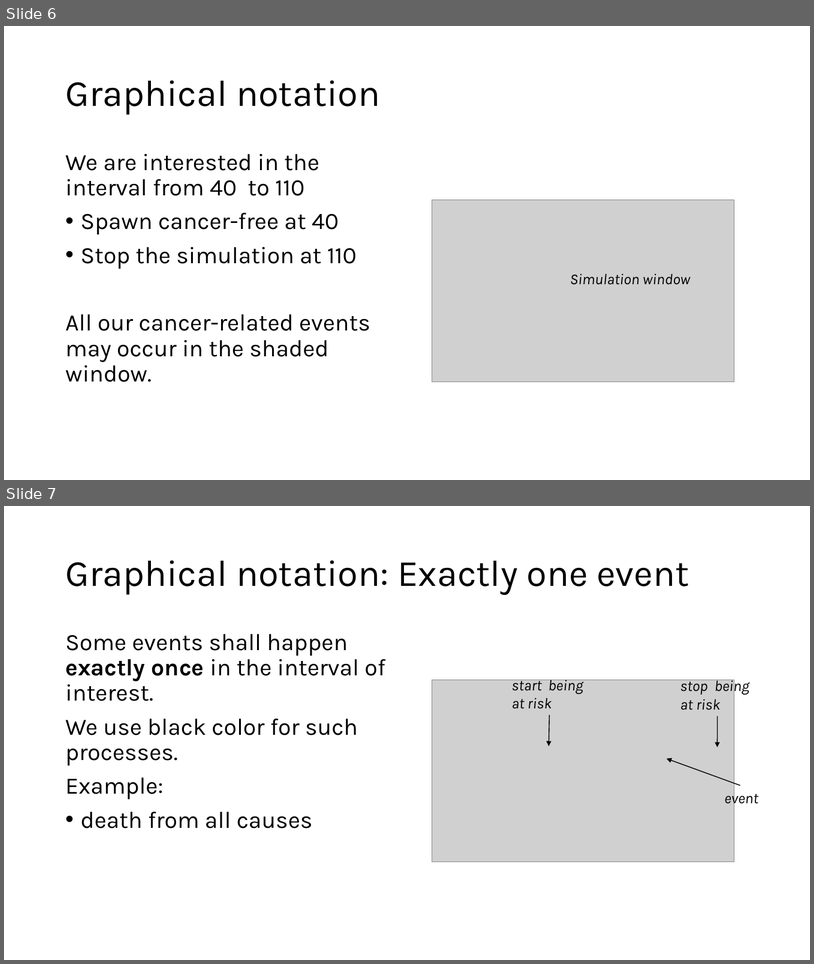
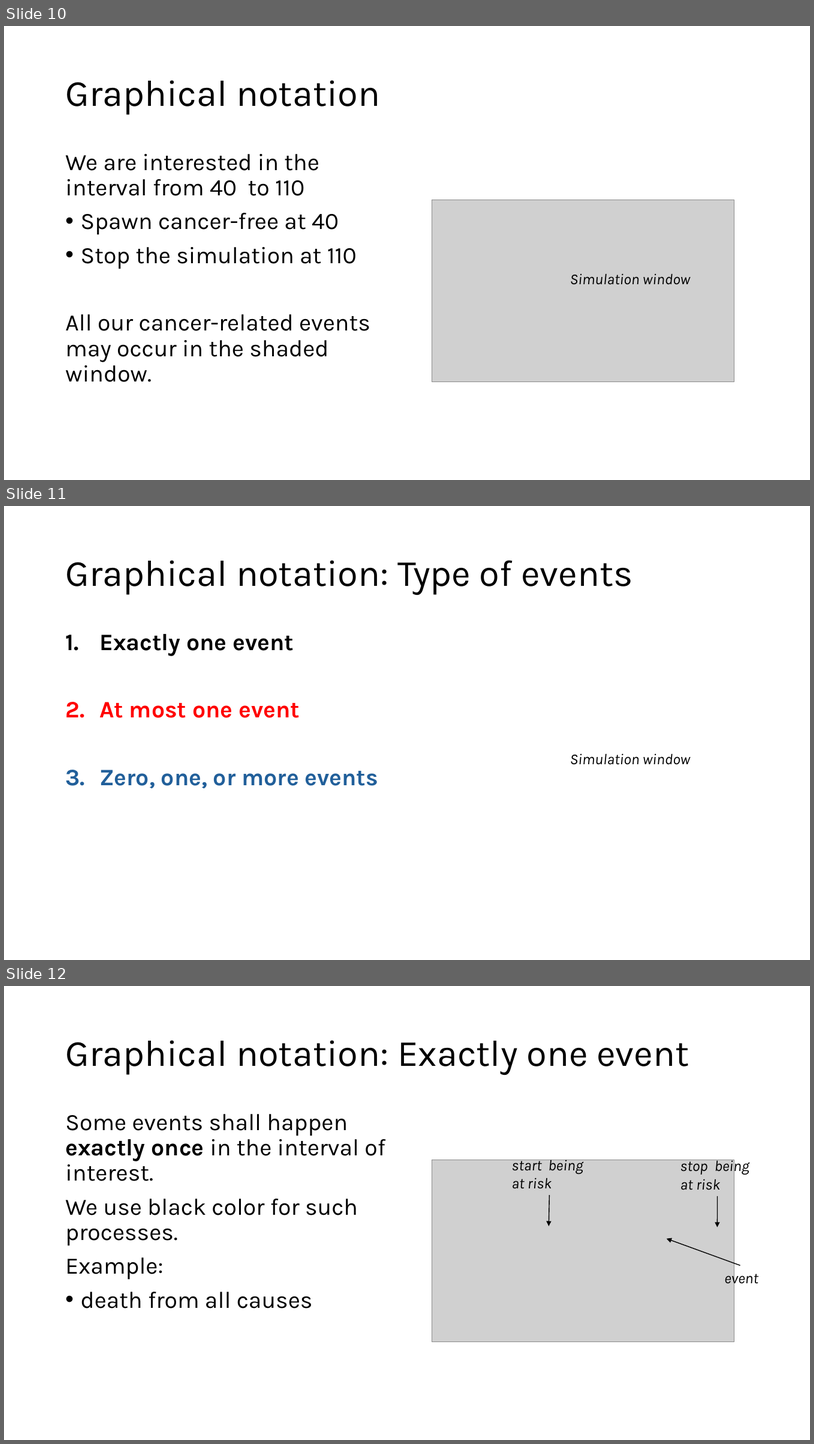
Before and after one commit to ttrikalin/des-R-course, a slide deck: master_files/materials/01_DES.pptx. Shown one above the other, each under a label of ours: slides 6 and 7 before the commit, slides 10, 11 and 12 after it. The pictures are 814x964 and 814x1444 pixels, drawn with LibreOffice and Linux fonts; fonts in the diff are those of the drawing; grey boxes stand for pictures. Boxes give left, top, right and bottom in pixels: in the first picture for what was removed or moved away, otherwise in the second. Text is boxed around its words. In the diff, an @@ line names an element or a change of style, - is before the commit and + after.

```diff
--- a/master_files/materials/01_DES.pptx
+++ b/master_files/materials/01_DES.pptx
@@ slide 11 added at box(4, 506, 810, 960), background #FFFFFF @@
@@ title added at box(65, 560, 633, 595), 44 pt, text #000000 @@
+Graphical notation: Type of events
@@ text added at box(99, 634, 378, 788), 28 pt, text #215F9A, bold @@
+1. Exactly one event
+2. At most one event
+3. Zero, one, or more events
@@ text added at box(570, 753, 690, 765), 18 pt, text #000000, italic @@
+Simulation window
@@ what was slide 6 is now slide 10 @@
@@ what was slide 7 is now slide 12 @@
```
Also in this commit, not shown: 4 slides changed, 6 other slides added, 2 slides removed, 7 other files.
